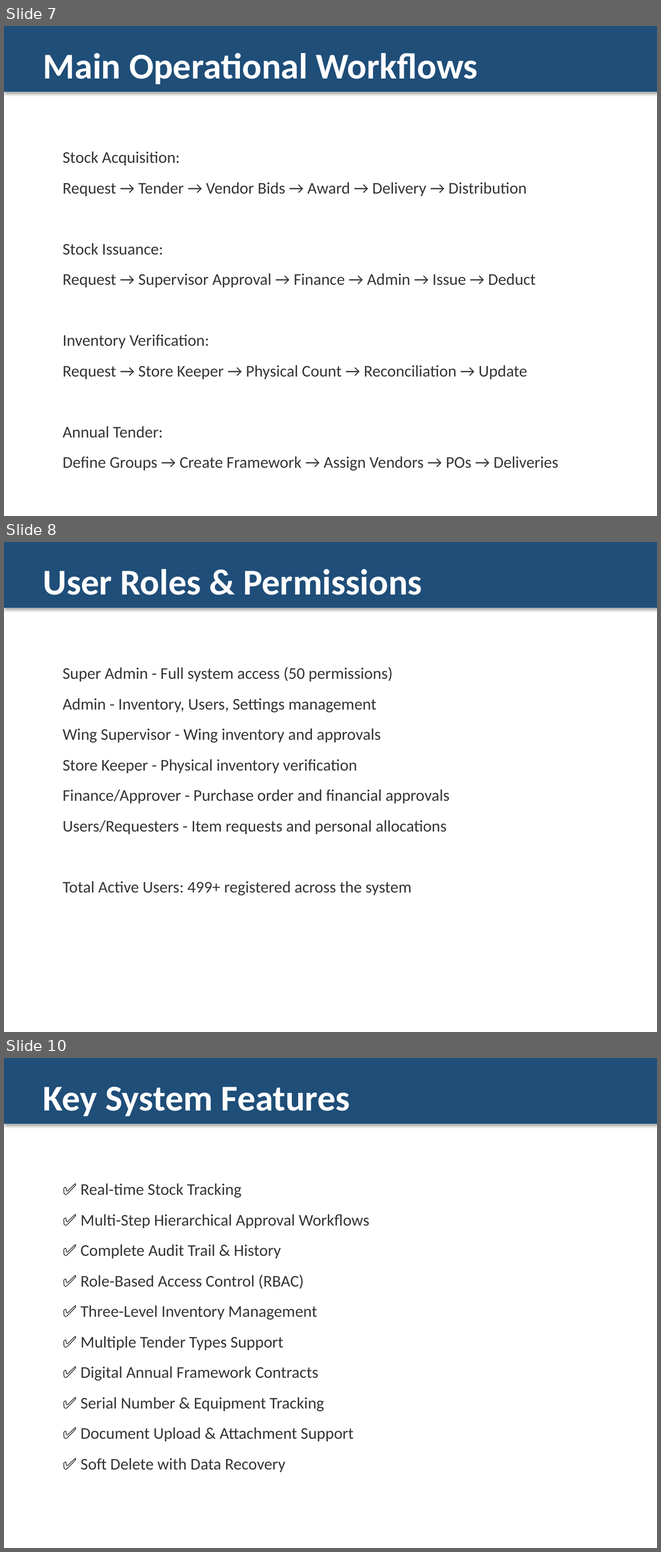
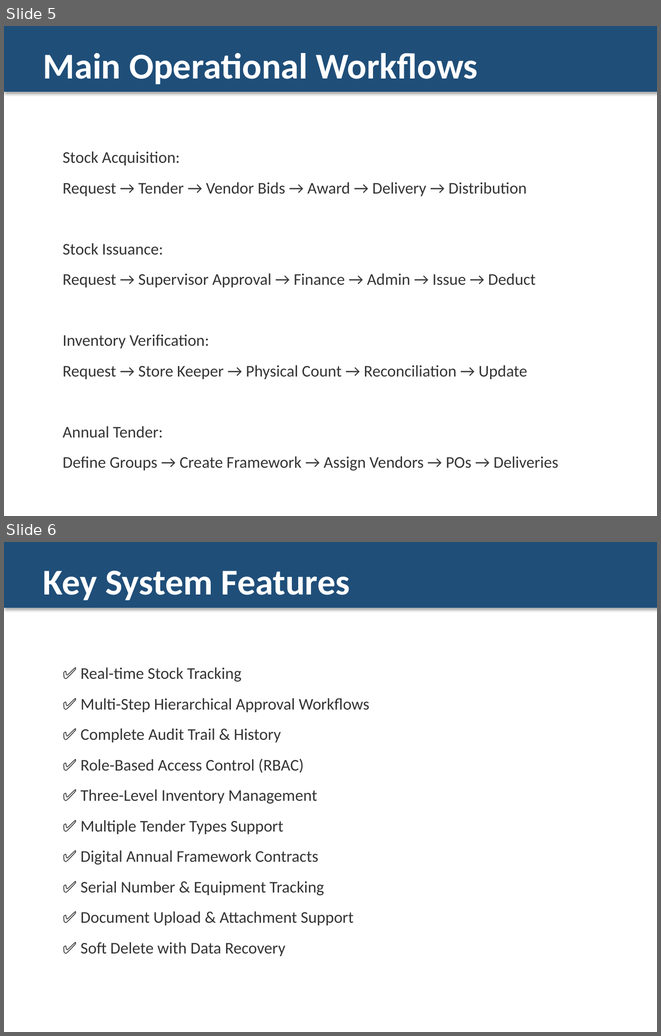
Before and after one commit to syedsanaulhaq/ims-v2, a slide deck: IMS_System_Presentation.pptx. Shown one above the other, each under a label of ours: slides 7, 8 and 10 before the commit, slides 5 and 6 after it; the slides between them are not shown. The pictures are 661x1552 and 661x1036 pixels, drawn with LibreOffice and Linux fonts; fonts in the diff are those of the drawing. Boxes give left, top, right and bottom in pixels: in the first picture for what was removed or moved away, otherwise in the second. Text is boxed around its words. In the diff, an @@ line names an element or a change of style, - is before the commit and + after.

```diff
--- a/IMS_System_Presentation.pptx
+++ b/IMS_System_Presentation.pptx
@@ slide 8 removed at box(4, 542, 657, 1032), background #FFFFFF @@
@@ rectangle removed at box(4, 542, 657, 607) @@
@@ text removed at box(43, 569, 422, 595) @@
-User Roles & Permissions
@@ text removed at box(63, 667, 450, 896) @@
-Super Admin - Full system access (50 permissions)
-Admin - Inventory, Users, Settings management
-Wing Supervisor - Wing inventory and approvals
-Store Keeper - Physical inventory verification
-Finance/Approver - Purchase order and financial approvals
-Users/Requesters - Item requests and personal allocations
-Total Active Users: 499+ registered across the system
@@ what was slide 7 is now slide 5 @@
@@ what was slide 10 is now slide 6 @@
```
Also in this commit, not shown: 1 slide changed, 7 other slides removed, 15 other files.
